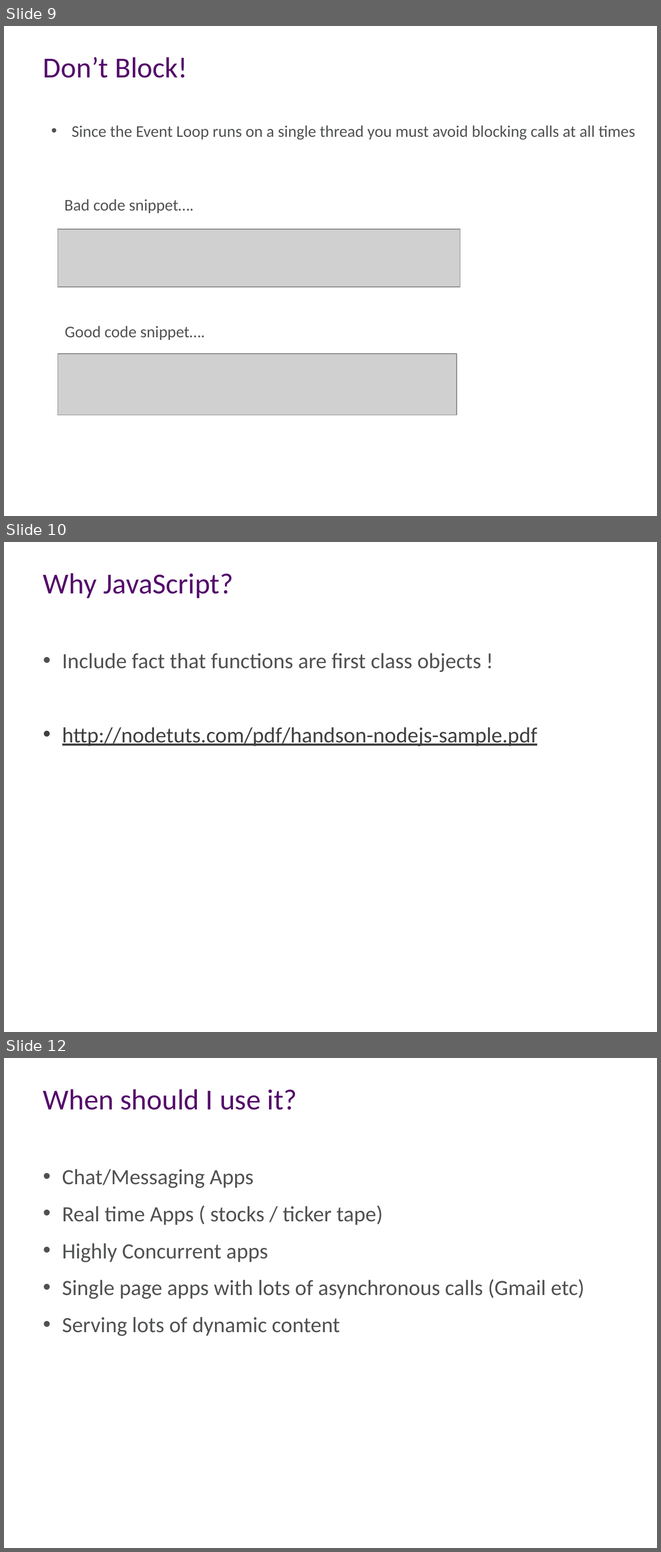
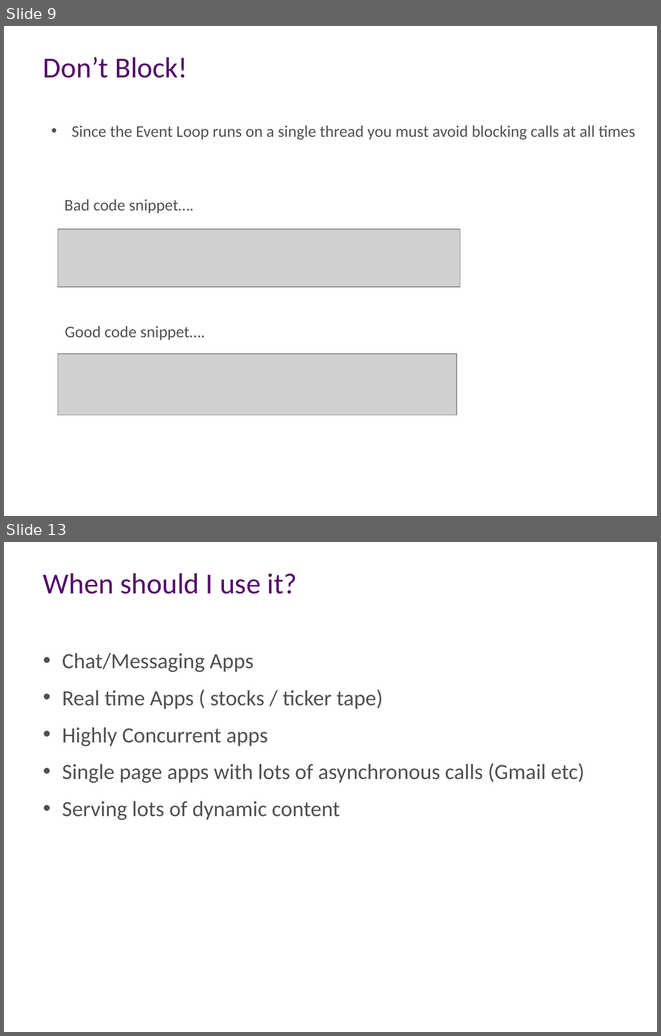
Before and after one commit to aidancasey/AzureNodeChatClient, a slide deck: presentation/Building Node.js Applications on Windows Azure.pptx. Shown one above the other, each under a label of ours: slides 9, 10 and 12 before the commit, slides 9 and 13 after it; the slides between them are not shown. The pictures are 661x1552 and 661x1036 pixels, drawn with LibreOffice and Linux fonts; fonts in the diff are those of the drawing; grey boxes stand for pictures; background and template pictures are left out. Boxes give left, top, right and bottom in pixels: in the first picture for what was removed or moved away, otherwise in the second. Text is boxed around its words. In the diff, an @@ line names an element or a change of style, - is before the commit and + after.

```diff
--- a/presentation/Building Node.js Applications on Windows Azure.pptx
+++ b/presentation/Building Node.js Applications on Windows Azure.pptx
@@ slide 10 removed at [4, 542, 657, 1032], background #FFFFFF @@
@@ title removed at [43, 573, 233, 598] @@
-Why JavaScript?
@@ text removed at [62, 653, 537, 746] @@
-• Include fact that functions are first class objects !
-• http://nodetuts.com/pdf/handson-nodejs-sample.pdf
@@ what was slide 12 is now slide 13 @@
```
Also in this commit, not shown: 4 slides changed, 3 slides added.
